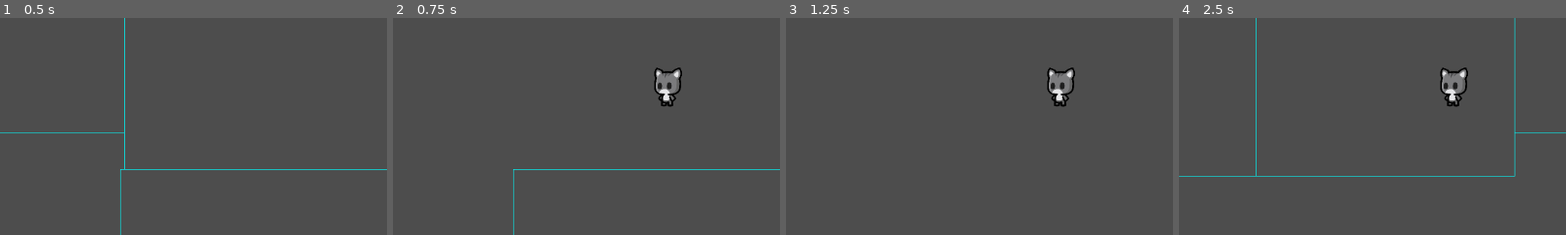
Above: before the commit, frames 1-4 (left to right).
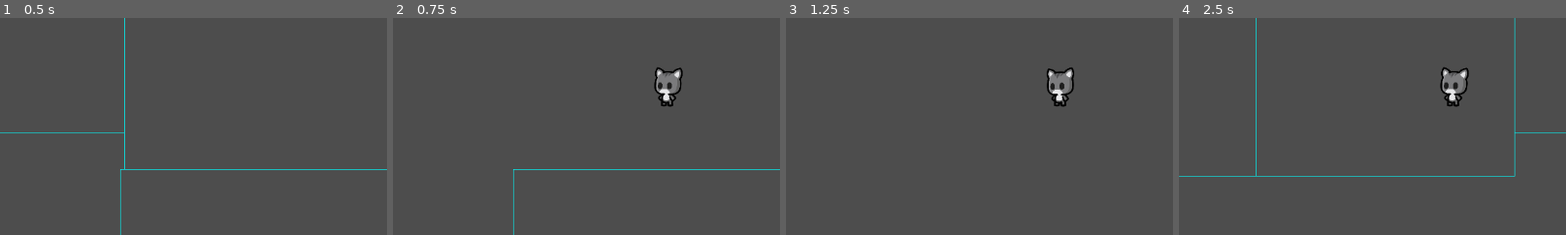
Above: after the commit, the same moments.

Repository: zamolnar/Spread-Game
Game: Godot game, scene res://scenesAndScripts/Dungeon.tscn
Same seed, same stepped clock (60 frames per second), same inputs: the game is played once before the commit and once after it.
Inputs (mouse positions are % of the whole screen's width and height, from its top left):
- Up to frame 1 (0.5 s): no input
- Up to frame 2 (0.75 s): tap Enter at 0.5 s; move the mouse to (72, 45) at 0.52 s; hold D (Right) from 0.53 s (still down); hold Right mouse button (right_click) from 0.53 s (still down)
- Up to frame 3 (1.25 s): keep holding D (Right); keep holding Right mouse button (right_click); tap Space (ui_select) at 0.77 s
- Up to frame 4 (2.5 s): move the mouse to (30, 55) at 1.27 s; release D (Right) at 1.28 s; release Right mouse button (right_click) at 1.28 s; hold S (Down) 1.28-2.03 s; right-click (30, 55) at 1.35 s; tap Space (ui_select) at 1.52, 2 s; move the mouse to (60, 28) at 2.02 s; hold D (Right) from 2.03 s (still down); hold Right mouse button (right_click) from 2.03 s (still down)
The pictures show only the part of the screen within x 18-68%, y 43-93%; the shares and areas given below are measured in that part.

Frame 1 is identical in both runs. In frame 2, 0.2% of the frame differs, in the area x 67-75%, y 22-39%; in frame 3, 0.2%; in frame 4, 0.3%, in the area x 67-75%, y 22-40%.
Error in both runs: Invalid access to property or key 'position' on a base object of type 'Nil'. (res://scenesAndScripts/Dungeon.gd:96)

Commit message:
enemies are having trouble with initial state, to be fixed later

Diff:
--- a/scenesAndScripts/Enemy1.gd
+++ b/scenesAndScripts/Enemy1.gd
@@ -4,3 +4,9 @@
 
 func _physics_process(delta):
 	move_and_slide()
+
+	if (velocity.x > 1 || velocity.x < -1):
+		#animated_sprite_2d.animation = "run"
+		animated_sprite_2d.play("run")
+	else:
+		animated_sprite_2d.play("idle")
--- a/scenesAndScripts/Enemy1.tscn
+++ b/scenesAndScripts/Enemy1.tscn
@@ -14,7 +14,17 @@
 [ext_resource type="Texture2D" uid="uid://bq23xsps2agcs" path="res://Assets/placeholderArt/TINY CAT SPRITE/01_Idle/__Cat_Idle_009.png" id="11_4qlcc"]
 [ext_resource type="Texture2D" uid="uid://sa5h1uats10w" path="res://Assets/placeholderArt/TINY CAT SPRITE/01_Idle/__Cat_Idle_010.png" id="12_7nilo"]
 [ext_resource type="Texture2D" uid="uid://cla2teb5lurqf" path="res://Assets/placeholderArt/TINY CAT SPRITE/01_Idle/__Cat_Idle_011.png" id="13_chdgu"]
+[ext_resource type="Texture2D" uid="uid://c6bjqvr6mwkbj" path="res://Assets/placeholderArt/TINY CAT SPRITE/02_Run/__Cat_Run_000.png" id="14_hfyx3"]
+[ext_resource type="Texture2D" uid="uid://brnrh0gohsc2g" path="res://Assets/placeholderArt/TINY CAT SPRITE/02_Run/__Cat_Run_001.png" id="15_m1416"]
 [ext_resource type="Script" path="res://scenesAndScripts/States/Enemy1Idle.gd" id="15_msf24"]
+[ext_resource type="Texture2D" uid="uid://dqm15ckt5j60n" path="res://Assets/placeholderArt/TINY CAT SPRITE/02_Run/__Cat_Run_002.png" id="16_mpuf7"]
+[ext_resource type="Texture2D" uid="uid://nc02enxjc1hd" path="res://Assets/placeholderArt/TINY CAT SPRITE/02_Run/__Cat_Run_003.png" id="17_bdmlt"]
+[ext_resource type="Texture2D" uid="uid://bfoh22pr8miwb" path="res://Assets/placeholderArt/TINY CAT SPRITE/02_Run/__Cat_Run_004.png" id="18_uo0aj"]
+[ext_resource type="Texture2D" uid="uid://brm0x0cfythvg" path="res://Assets/placeholderArt/TINY CAT SPRITE/02_Run/__Cat_Run_005.png" id="19_swps6"]
+[ext_resource type="Texture2D" uid="uid://bcqckcx0icw5h" path="res://Assets/placeholderArt/TINY CAT SPRITE/02_Run/__Cat_Run_006.png" id="20_yp7vj"]
+[ext_resource type="Texture2D" uid="uid://cmx3finccoamg" path="res://Assets/placeholderArt/TINY CAT SPRITE/02_Run/__Cat_Run_007.png" id="21_go6mq"]
+[ext_resource type="Texture2D" uid="uid://bpncuh4n5bi85" path="res://Assets/placeholderArt/TINY CAT SPRITE/02_Run/__Cat_Run_008.png" id="22_jwm3g"]
+[ext_resource type="Texture2D" uid="uid://bf45c2fs88dme" path="res://Assets/placeholderArt/TINY CAT SPRITE/02_Run/__Cat_Run_009.png" id="23_jhb0t"]
 
 [sub_resource type="SpriteFrames" id="SpriteFrames_kkdko"]
 animations = [{
@@ -58,6 +68,41 @@
 "loop": true,
 "name": &"idle",
 "speed": 12.0
+}, {
+"frames": [{
+"duration": 1.0,
+"texture": ExtResource("14_hfyx3")
+}, {
+"duration": 1.0,
+"texture": ExtResource("15_m1416")
+}, {
+"duration": 1.0,
+"texture": ExtResource("16_mpuf7")
+}, {
+"duration": 1.0,
+"texture": ExtResource("17_bdmlt")
+}, {
+"duration": 1.0,
+"texture": ExtResource("18_uo0aj")
+}, {
+"duration": 1.0,
+"texture": ExtResource("19_swps6")
+}, {
+"duration": 1.0,
+"texture": ExtResource("20_yp7vj")
+}, {
+"duration": 1.0,
+"texture": ExtResource("21_go6mq")
+}, {
+"duration": 1.0,
+"texture": ExtResource("22_jwm3g")
+}, {
+"duration": 1.0,
+"texture": ExtResource("23_jhb0t")
+}],
+"loop": true,
+"name": &"run",
+"speed": 10.0
 }]
 
 [sub_resource type="CapsuleShape2D" id="CapsuleShape2D_85xfy"]
--- a/scenesAndScripts/States/Enemy1Idle.gd
+++ b/scenesAndScripts/States/Enemy1Idle.gd
@@ -4,7 +4,7 @@
 
 #state exports
 @export var enemy1: CharacterBody2D
-@export var move_speed := 300
+@export var move_speed := 200
 
 #state variables
 var move_direction : Vector2
Not shown: 1 places in scenesAndScripts/Enemy1.tscn that only renumber resources
